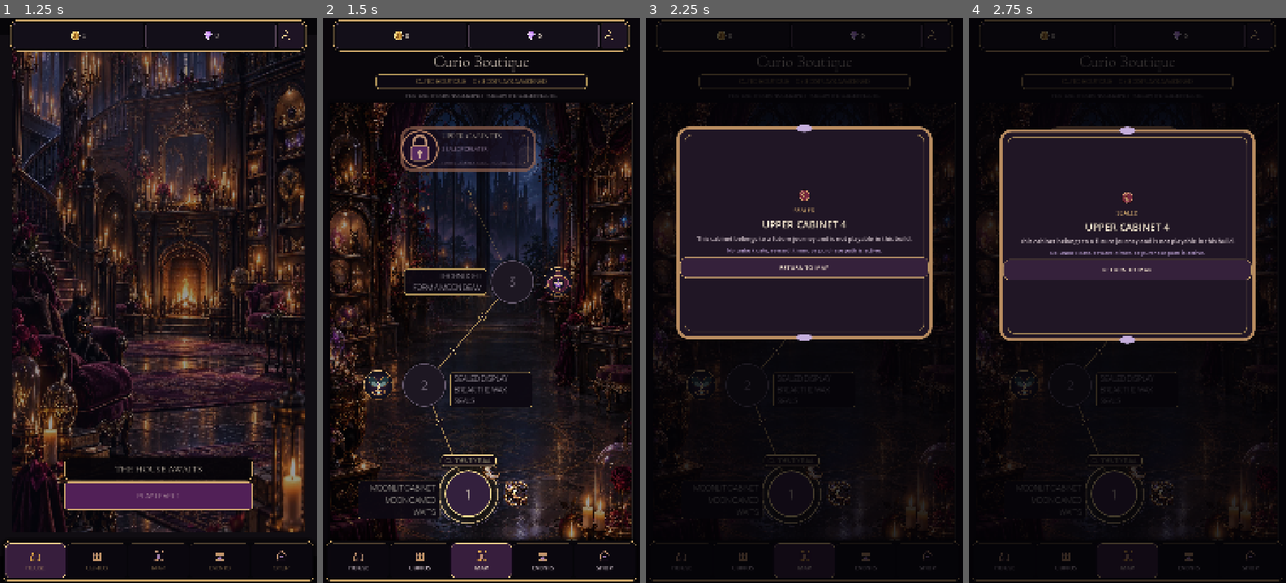
Above: before the commit, frames 1-4 (left to right).
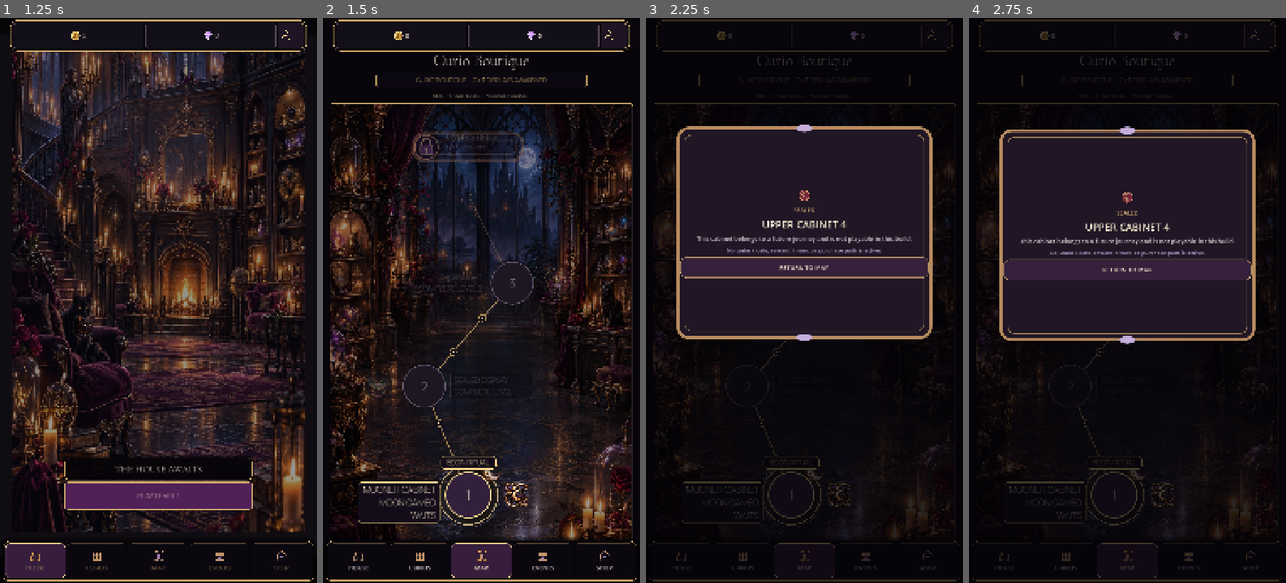
Above: after the commit, the same moments.

Repository: Jay-prodesign/akilta-match3
Game: Godot game, scene res://src/app/app_bootstrap.tscn
The game is run twice, just before and just after one commit, with the same random seed, the same clock (stepped at 60 frames per second) and the same inputs.
Inputs:
- Up to frame 1 (1.25 s): click "ENTER THE HOUSE" at 0.5 s
- Up to frame 2 (1.5 s): click "PLAY LEVEL 1" at 1.25 s
- Up to frame 3 (2.25 s): click "UPPER CABINETS" at 2 s
- Up to frame 4 (2.75 s): no input

Frame 1 is identical in both runs. In frame 2, 14% of the frame differs, in the area x 2-98%, y 6-93%; in frame 3, 1.4%; in frame 4, 1.6%.

Commit message:
Make the Chapter Route point clearly at the next playable ritual (#198)
Clarify the current Chapter Route action, make locked levels truthful, subordinate future-route chrome, and refresh the visually reviewed route fingerprint after player-eye render comparison.

Diff:
--- a/src/ui/map/chapter_map.gd
+++ b/src/ui/map/chapter_map.gd
@@ -148,11 +148,23 @@
 	if intro != null:
 		if canonical_level_cap > 0 and awakened >= canonical_level_cap:
 			intro.text = "OPENING CABINET RESTORED · REVISIT ANY AWAKENED RITUAL."
-		elif awakened > 0:
-			intro.text = "DISPLAY %d / %d AWAKENED · THE NEXT RITUAL IS OPEN." % [awakened, canonical_level_cap]
 		else:
-			intro.text = "RESTORE THE OPENING CABINET · FOLLOW THE GOLDEN ROUTE."
+			var frontier := 1
+			if progress != null:
+				frontier = clampi(int(progress.highest_level_unlocked), 1, max(1, canonical_level_cap))
+			intro.text = "NEXT RITUAL · LEVEL %d · %s" % [frontier, _ritual_short_name(frontier)]
 	route_view.set_progress(progress)
+
+func _ritual_short_name(level_number: int) -> String:
+	match level_number:
+		1:
+			return "MOONLIT CABINET"
+		2:
+			return "SEALED DISPLAY"
+		3:
+			return "THORNLIGHT"
+		_:
+			return "CURIO BOUTIQUE"
 
 func north_star_map_contract() -> Dictionary:
 	var title := get_node_or_null("Layout/Title") as Label
--- a/src/ui/map/chapter_map.tscn
+++ b/src/ui/map/chapter_map.tscn
@@ -117,11 +117,15 @@
 horizontal_alignment = 1
 
 [node name="Intro" type="Label" parent="Layout"]
-layout_mode = 2
-theme_override_colors/font_color = Color(0.851, 0.804, 0.835, 1)
+custom_minimum_size = Vector2(0, 34)
+layout_mode = 2
+theme_override_colors/font_color = Color(0.94, 0.84, 0.68, 1)
+theme_override_colors/font_outline_color = Color(0.03, 0.02, 0.04, 0.92)
+theme_override_constants/outline_size = 2
 theme_override_font_sizes/font_size = 18
-text = "RESTORE THE OPENING CABINET · FOLLOW THE GOLDEN ROUTE."
-horizontal_alignment = 1
+text = "NEXT RITUAL · LEVEL 1 · MOONLIT CABINET"
+horizontal_alignment = 1
+vertical_alignment = 1
 autowrap_mode = 2
 
 [node name="RoutePanel" type="PanelContainer" parent="Layout"]
@@ -159,20 +163,20 @@
 
 [node name="FutureCabinetsSeal" type="Button" parent="Layout/RoutePanel/Scroll/RouteView"]
 layout_mode = 0
-offset_left = 220.0
-offset_top = 64.0
-offset_right = 720.0
-offset_bottom = 254.0
+offset_left = 260.0
+offset_top = 78.0
+offset_right = 680.0
+offset_bottom = 218.0
 focus_mode = 1
 clip_contents = true
 text = ""
 
 [node name="SealArt" type="TextureRect" parent="Layout/RoutePanel/Scroll/RouteView/FutureCabinetsSeal"]
 layout_mode = 1
-anchor_left = 0.03
-anchor_top = 0.08
-anchor_right = 0.31
-anchor_bottom = 0.92
+anchor_left = 0.05
+anchor_top = 0.12
+anchor_right = 0.27
+anchor_bottom = 0.88
 grow_horizontal = 2
 grow_vertical = 2
 mouse_filter = 2
@@ -192,7 +196,7 @@
 theme_override_colors/font_color = Color(0.98, 0.91, 0.79, 1)
 theme_override_colors/font_outline_color = Color(0.03, 0.02, 0.04, 0.96)
 theme_override_constants/outline_size = 3
-theme_override_font_sizes/font_size = 26
+theme_override_font_sizes/font_size = 22
 text = "UPPER CABINETS"
 vertical_alignment = 1
 
@@ -206,11 +210,12 @@
 grow_vertical = 2
 mouse_filter = 2
 theme_override_colors/font_color = Color(0.82, 0.71, 0.86, 1)
-theme_override_font_sizes/font_size = 18
+theme_override_font_sizes/font_size = 16
 text = "SEALED FOR LATER"
 vertical_alignment = 1
 
 [node name="Copy" type="Label" parent="Layout/RoutePanel/Scroll/RouteView/FutureCabinetsSeal"]
+visible = false
 layout_mode = 1
 anchor_left = 0.32
 anchor_top = 0.61
@@ -243,9 +248,9 @@
 theme_override_colors/font_color = Color(1, 0.941, 0.722, 1)
 theme_override_colors/font_outline_color = Color(0.031, 0.027, 0.063, 0.96)
 theme_override_constants/outline_size = 4
-theme_override_font_sizes/font_size = 20
+theme_override_font_sizes/font_size = 24
 theme_override_styles/normal = SubResource("FrontierPlate")
-text = "CURRENT RITUAL"
+text = "BEGIN RITUAL"
 horizontal_alignment = 1
 vertical_alignment = 1
 
--- a/src/ui/map/chapter_route_view.gd
+++ b/src/ui/map/chapter_route_view.gd
@@ -174,6 +174,7 @@
 	if _future_seal_button != null:
 		ProductionChrome.apply_interactive_button(_future_seal_button, false, "chapter_future_seal")
 		_future_seal_button.tooltip_text = "Upper cabinets · future journey · no active unlock"
+		_future_seal_button.modulate = Color(1, 1, 1, 0.54)
 		_bind_route_tactile(_future_seal_button, "future_seal", 0.982)
 		_future_seal_button.pressed.connect(_request_future_cabinets)
 
@@ -269,10 +270,64 @@
 		button.disabled = false
 		button.text = "✓" if completed else str(level_number)
 		button.tooltip_text = _tooltip_for(level_number)
-		label.text = _caption(level_number, completed)
+		label.text = _caption(level_number, completed, state)
 		_apply_node_style(button, state)
+		_apply_route_item_hierarchy(level_number, state)
 	_update_frontier_focus()
 	queue_redraw()
+
+func _apply_route_item_hierarchy(level_number: int, state: String) -> void:
+	var label := _level_labels.get(level_number) as Label
+	var art := get_node_or_null("RelicArt%d" % level_number) as TextureRect
+	if label == null:
+		return
+	var plate := StyleBoxFlat.new()
+	plate.set_corner_radius_all(10)
+	plate.content_margin_left = 14.0
+	plate.content_margin_top = 5.0
+	plate.content_margin_right = 14.0
+	plate.content_margin_bottom = 5.0
+	match state:
+		"current":
+			label.modulate = Color.WHITE
+			label.add_theme_font_size_override("font_size", 30)
+			label.add_theme_color_override("font_color", Color("#FFF3D5"))
+			plate.bg_color = Color("#140C19", 0.97)
+			plate.border_color = Color("#F2D48F", 0.92)
+			plate.set_border_width_all(2)
+			plate.shadow_color = Color(0, 0, 0, 0.60)
+			plate.shadow_size = 10
+			if art != null:
+				art.modulate = Color(1, 1, 1, 1.0)
+		"completed":
+			label.modulate = Color(1, 1, 1, 0.70)
+			label.add_theme_font_size_override("font_size", 25)
+			label.add_theme_color_override("font_color", Color("#D8C9D5"))
+			plate.bg_color = Color("#0E0A12", 0.90)
+			plate.border_color = Color(GOLD, 0.26)
+			plate.set_border_width_all(1)
+			if art != null:
+				art.modulate = Color(1, 1, 1, 0.60)
+		"available":
+			label.modulate = Color(1, 1, 1, 0.84)
+			label.add_theme_font_size_override("font_size", 26)
+			label.add_theme_color_override("font_color", BONE)
+			plate.bg_color = Color("#100B15", 0.90)
+			plate.border_color = Color(LILAC, 0.38)
+			plate.set_border_width_all(1)
+			if art != null:
+				art.modulate = Color(1, 1, 1, 0.78)
+		_:
+			label.modulate = Color(1, 1, 1, 0.52)
+			label.add_theme_font_size_override("font_size", 25)
+			label.add_theme_color_override("font_color", Color("#ADA1B0"))
+			plate.bg_color = Color("#0B0810", 0.92)
+			plate.border_color = Color("#766A7B", 0.18)
+			plate.set_border_width_all(1)
+			if art != null:
+				art.modulate = Color(1, 1, 1, 0.30)
+	label.add_theme_stylebox_override("normal", plate)
+
 
 func _resolve_frontier_level() -> int:
 	if canonical_level_cap <= 0:
@@ -308,13 +363,21 @@
 		3: return "Thornlight Arrangement · Line Sigil · Thorned Locket"
 		_: return "Upper cabinet %d · sealed for later" % level_number
 
-func _caption(level_number: int, completed: bool) -> String:
+func _caption(level_number: int, completed: bool, state: String) -> String:
 	if level_number == 1:
 		return "MOONLIT CABINET\n%s" % ("MOON CAMEO AWAKENED" if completed else "MOON CAMEO WAITS")
 	if level_number == 2:
-		return "SEALED DISPLAY\n%s" % ("MOTH RELIQUARY RECOVERED" if completed else "BREAK THE WAX SEALS")
+		if completed:
+			return "SEALED DISPLAY\nMOTH RELIQUARY RECOVERED"
+		if state in ["current", "available"]:
+			return "SEALED DISPLAY\nBREAK THE WAX SEALS"
+		return "SEALED DISPLAY\nCOMPLETE LEVEL 1"
 	if level_number == 3:
-		return "THORNLIGHT\n%s" % ("THORNED LOCKET RECOVERED" if completed else "FORM A MOON BEAM")
+		if completed:
+			return "THORNLIGHT\nTHORNED LOCKET RECOVERED"
+		if state in ["current", "available"]:
+			return "THORNLIGHT\nFORM A MOON BEAM"
+		return "THORNLIGHT\nCOMPLETE LEVEL 2"
 	return ""
 
 func _apply_node_style(button: Button, state: String) -> void:
--- a/tests/integration/test_chapter_route_frontier.gd
+++ b/tests/integration/test_chapter_route_frontier.gd
@@ -21,7 +21,7 @@
 	var focus: TextureRect = route.get_node_or_null("FrontierFocus") as TextureRect
 	var focus_label: Label = route.get_node_or_null("FrontierFocusLabel") as Label
 	_expect(focus != null and focus.texture != null, "S03 frontier_focus must use authored state art")
-	_expect(focus_label != null and focus_label.text == "CURRENT RITUAL", "S03 frontier focus label missing")
+	_expect(focus_label != null and focus_label.text == "BEGIN RITUAL", "S03 frontier action label missing")
 
 	var fresh = ProgressScript.new()
 	screen.set_progress(fresh)
@@ -36,6 +36,10 @@
 	_expect(route.get_frontier_level() == 1, "0/3 frontier must be Level 1")
 	_expect(route.get_level_state(1) == "current", "Level 1 must be current at 0/3")
 	_expect(route.get_level_state(2) == "locked" and route.get_level_state(3) == "locked", "Levels 2–3 must be locked at 0/3")
+	var locked_level2_label := route.get_node_or_null("Label2") as Label
+	var locked_level3_label := route.get_node_or_null("Label3") as Label
+	_expect(locked_level2_label != null and locked_level2_label.text.contains("COMPLETE LEVEL 1"), "Locked Level 2 must explain the actual next action instead of posing as an active objective")
+	_expect(locked_level3_label != null and locked_level3_label.text.contains("COMPLETE LEVEL 2"), "Locked Level 3 must explain the actual next action instead of posing as an active objective")
 	_expect(route.get_level_button(2) != null and not route.get_level_button(2).disabled, "progression-locked Level 2 must remain inspectable")
 	var sealed_button := route.get_level_button(2) as Button
 	sealed_button.emit_signal("button_down")
@@ -64,6 +68,8 @@
 	_expect(route.get_level_state(1) == "completed", "Level 1 must become completed")
 	_expect(route.get_level_state(2) == "current", "Level 2 must become current")
 	_expect(route.get_level_state(3) == "locked", "Level 3 must remain locked at 1/3")
+	var current_level2_label := route.get_node_or_null("Label2") as Label
+	_expect(current_level2_label != null and current_level2_label.text.contains("BREAK THE WAX SEALS") and not current_level2_label.text.contains("COMPLETE LEVEL 1"), "Current Level 2 must switch from lock guidance to its playable ritual objective")
 
 	var p2 = ProgressScript.new()
 	p2.apply_level_win("frontier2-l1", "ch01_level_001", "moon_cameo", 1)
--- a/tests/unit/test_chapter_route_authored_screen.gd
+++ b/tests/unit/test_chapter_route_authored_screen.gd
@@ -20,7 +20,7 @@
 	var intro := screen.get_node_or_null("Layout/Intro") as Label
 	_expect(title != null and title.get_theme_font_size("font_size") >= 52, "S03 Chapter title must retain mobile-readable hierarchy")
 	_expect(progress_label != null and progress_label.get_theme_font_size("font_size") >= 22, "S03 chapter progress must remain legible at the compact target scale")
-	_expect(intro != null and intro.get_theme_font_size("font_size") >= 18, "S03 chapter intro copy must remain legible while subordinate to the title")
+	_expect(intro != null and intro.get_theme_font_size("font_size") >= 18 and intro.text.begins_with("NEXT RITUAL") and intro.get_theme_constant("outline_size") >= 2, "S03 chapter intro must clearly point at the next playable ritual without becoming oversized")
 	var route_world := ScreenArt.texture("chapter_route_curio_boutique")
 	_expect(ScreenArt.path("chapter_route_curio_boutique").ends_with(".webp"), "S03 chapter route world must resolve from authored raster WebP")
 	_expect(route_world != null and route_world.get_width() >= 1080 and route_world.get_height() >= 1500, "S03 chapter route world must meet the locked 1080x1500 ship-region contract")
@@ -71,7 +71,7 @@
 		var future_button := route.get_level_button(level_number) as Button
 		_expect(future_button != null and not future_button.visible, "Future route compatibility node %d must remain visually suppressed" % level_number)
 	var future_seal := route.get_future_seal_button() as Button
-	_expect(future_seal != null and future_seal.visible and future_seal.size.x >= 280.0 and future_seal.size.y >= 120.0, "Future upper-cabinets seal must be a clear mobile interaction")
+	_expect(future_seal != null and future_seal.visible and future_seal.size.x >= 280.0 and future_seal.size.y >= 120.0 and future_seal.modulate.a <= 0.60, "Future upper-cabinets seal must stay inspectable without competing with the current ritual")
 
 	_expect(route.get_frontier_level() == 1, "Fresh route frontier must point to Level 1")
 	var current_button := route.get_level_button(1) as Button
@@ -87,7 +87,7 @@
 	var frontier_focus := route.get_node_or_null("FrontierFocus") as TextureRect
 	var frontier_label := route.get_node_or_null("FrontierFocusLabel") as Label
 	_expect(frontier_focus != null and frontier_focus.visible and frontier_focus.texture != null, "Fresh route must expose authored frontier marker")
-	_expect(frontier_label != null and frontier_label.visible and frontier_label.text == "CURRENT RITUAL", "Fresh route must expose authored frontier label")
+	_expect(frontier_label != null and frontier_label.visible and frontier_label.text == "BEGIN RITUAL", "Fresh route must expose an explicit action label at the playable frontier")
 
 	progress.apply_level_win("route-l1", "ch01_level_001", "moon_cameo", 1)
 	route.set_progress(progress)
--- a/tests/visual/verify_product_board_regression.gd
+++ b/tests/visual/verify_product_board_regression.gd
@@ -13,7 +13,7 @@
 const BASELINES := {
 	"golden-00-splash.png": {"hash": "a10d511d85171b4da54624db50f548e2c1f545c5a4072a8dc5ab3546228c340c", "max_distance": 8},
 	"golden-01-house-dormant.png": {"hash": "08012cd333596a254a769a9aa336da13a72452b554697192b581808592b51480", "max_distance": 8},
-	"golden-02-chapter-route.png": {"hash": "08010000b555455a67356555cb37192a564af1d5a6d76caf8c8f0092ab3504c1", "max_distance": 8},
+	"golden-02-chapter-route.png": {"hash": "08010000d355415e653565526b240a2e568ae0f5939508aa043b009bab1504c1", "max_distance": 8},
 	"golden-03-prestart.png": {"hash": "6aab3494569449952d64ad2b6182908565138005d0f9752d2ee78a3ba48a5365", "max_distance": 8},
 	"golden-04-gameplay.png": {"hash": "8c255159c59800012aab2aa34a9966a36ea20281a0092aa54c36210be83565b9", "max_distance": 10},
 	"golden-05-win-reward.png": {"hash": "88255119c0080299400509a7100510c3014502050005600500c4293be8356538", "max_distance": 10},
